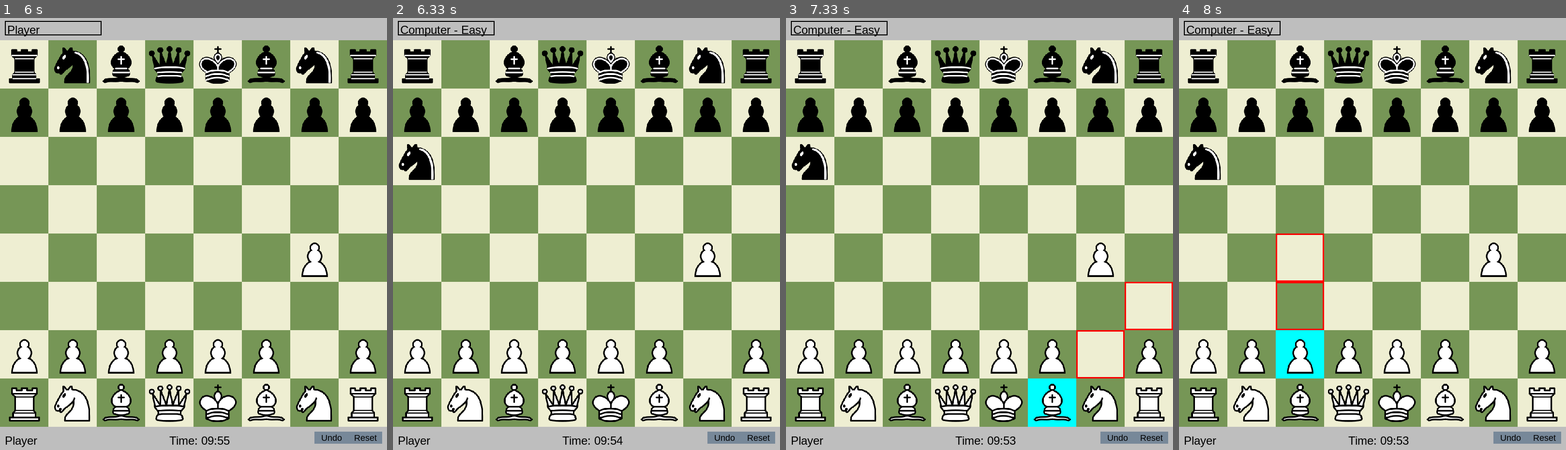
Above: before the commit, frames 1-4 (left to right).
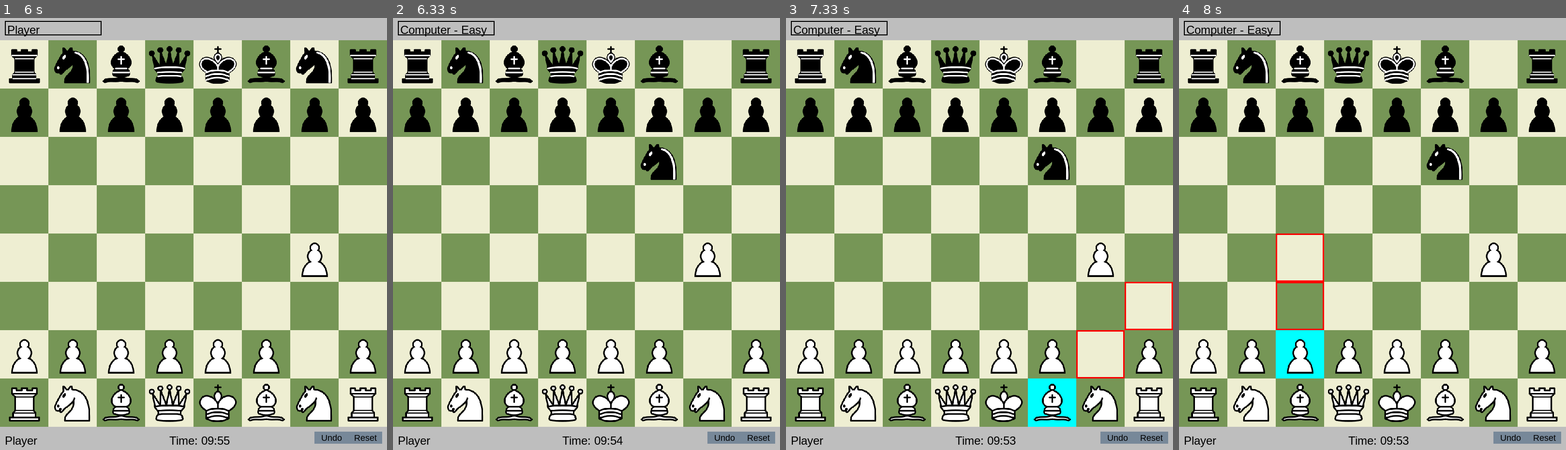
Above: after the commit, the same moments.

Repository: NicholasPaulick/Chess-COSC3100
Game: pygame game, started from main.py
The game is run twice, just before and just after one commit, with the same random seed, the same clock (stepped at 60 frames per second) and the same inputs.
Inputs (mouse positions are in pixels of both pictures, inside the frame that each line leads up to):
- Up to frame 1 (6 s): click (193, 234) at 0.38 s; click (232, 329) at 0.72 s; click (73, 169) at 1.05 s; click (336, 385) at 1.38 s; click (201, 87) at 1.72 s; click (174, 346) at 2.05 s; click (340, 398) at 2.38 s; click (139, 143) at 2.72 s; click (294, 195) at 3.05 s; click "Player" at 3.38 s; click "Player" at 3.72 s; click (81, 147) at 4.05 s; click (332, 333) at 4.88 s; click (297, 281) at 5.22 s
- Up to frame 2 (6.33 s): click (447, 56) at 6.05 s
- Up to frame 3 (7.33 s): click (1002, 354) at 6.55 s; click (886, 117) at 6.88 s; click (1049, 380) at 7.22 s
- Up to frame 4 (8 s): click (1349, 104) at 7.55 s; click (1302, 342) at 7.88 s

Frame 1 is identical in both runs. In frame 2, 2.2% of the frame differs, in the area x 1-86%, y 6-38%; in frame 3, 2.2%; in frame 4, 2.2%.

Commit message:
Improved Algorithm
Added Promotion of pawns
Added En Passant (wip)
Improved negamax function with killer moves and transposition table

Diff:
--- a/game_manager.py
+++ b/game_manager.py
@@ -10,10 +10,7 @@
         self.selected_piece = None
         self.selected_square = None
         self.valid_moves = []
-        # Initialize last_move_white and last_move_black to None or a suitable default value
-        self.last_move_white = None  # Initialize as None or a default value indicating no move has been made
-        self.last_move_black = None  # Initialize as None or a default value indicating no move has been made
-        self.move_history = []
+        self.move_history = [None]
         self.move_generator = MoveGenerator(self.board)
         self.turn = 'white'
         self.setup_board()
@@ -93,7 +90,7 @@
                 self.selected_piece = self.board[row][col]
                 self.selected_square = (row, col)
                 # Retrieve the last move based on the current turn
-                last_move = self.last_move_white if self.turn == 'white' else self.last_move_black
+                last_move = self.move_history[len(self.move_history)-1]
                 # Pass last_move to get_valid_moves
                 self.valid_moves = self.get_valid_moves(self.selected_piece, last_move)
                 return True  # Indicate that a piece was selected
@@ -121,18 +118,20 @@
         moving_piece.position = (row, col)  # Update the piece's position attribute
 
         # Handle special moves (e.g., capturing, en passant, promotion) here
-        # This example doesn't include those details, but they would be handled based on your game's rules
+        # Check for pawn promotion
+        if isinstance(moving_piece, Pawn):
+            if moving_piece.color == 'white' and row == 0:
+                # Promote white pawn
+                promotion_piece = Queen  # Change this to the desired promotion piece
+                self.promote_pawn(moving_piece, promotion_piece)
+            elif moving_piece.color == 'black' and row == 7:
+                # Promote black pawn
+                promotion_piece = Queen  # Change this to the desired promotion piece
+                self.promote_pawn(moving_piece, promotion_piece)
 
         # Append the move to the move history
-        move_record = (moving_piece, start_pos, (row, col), target_square)
+        move_record = (moving_piece, start_pos, (row, col), target_square, self.turn)
         self.move_history.append(move_record)
-
-        # Update last move tracking
-        last_move = (start_pos, (row, col))
-        if self.turn == 'white':
-            self.last_move_white = last_move
-        else:
-            self.last_move_black = last_move
 
         # Switch turns
         self.turn = 'black' if self.turn == 'white' else 'white'
@@ -144,12 +143,6 @@
 
         # Move was successful
         return True
-
-
-    def _get_last_move(self):
-        # Helper method to get the last move based on the current turn
-        return self.last_move_white if self.turn == 'black' else self.last_move_black
-
 
     # Add a method to highlight the selected square
     def highlight_selected_square(self, screen, square_size, offset_y=0):
@@ -179,7 +172,7 @@
             return False  # Indicate that no move was undone
 
         # Retrieve the last move from the move history
-        moved_piece, start_pos, end_pos, captured_piece = self.move_history.pop()
+        moved_piece, start_pos, end_pos, captured_piece, color = self.move_history.pop()
 
         # Move the moved piece back to its start position
         self.board[end_pos[0]][end_pos[1]] = None  # Clear the target position
@@ -192,13 +185,13 @@
             captured_piece.position = end_pos
 
         # Update the turn back to the player who made the move
-        self.turn = 'white' if self.turn == 'black' else 'black'
+        self.turn = color
 
         return True  # Indicate that a move was successfully undone
 
     def get_valid_moves(self, piece, last_move):
         if isinstance(piece, Pawn):
-            moves = self.move_generator._pawn_moves(piece, last_move)
+            moves = self.move_generator._pawn_moves(piece, last_move=(self.move_history[len(self.move_history)-1]))
         elif isinstance(piece, Rook):
             moves = self.move_generator._rook_moves(piece)
         elif isinstance(piece, Knight):
@@ -215,21 +208,10 @@
         for each in moves:
             original_pos = piece.position
             self.execute_move(piece, each)
-            if not self.move_generator.is_check(piece.color):
+            if not self.is_check(piece.color):
                 valid_moves.append(each)
             self.undo_move()
         return valid_moves
-
-    def get_all_possible_moves(self, color):
-        all_moves = []
-        for row in range(8):
-            for col in range(8):
-                piece = self.board[row][col]
-                if piece and piece.color == color:
-                    valid_moves = self.get_valid_moves(piece, self._get_last_move())
-                    for move in valid_moves:
-                        all_moves.append((piece, move))
-        return all_moves
 
     def execute_move(self, piece, target_pos):
         # Save the current state before making the move
@@ -243,20 +225,109 @@
         # Update the piece's position
         piece.position = target_pos
         # Record the move (optional, for undo functionality or history)
-        self.move_history.append((piece, original_pos, target_pos, captured_piece))
+        self.move_history.append((piece, original_pos, target_pos, captured_piece, self.turn))
 
         # Switch turns
         self.turn = 'black' if self.turn == 'white' else 'white'
         return captured_piece
 
+    def is_check(self, color):
+        """
+        Check if the king of the given color is in check.
+        """
+        king_position = self.get_king_position(color)
+        if king_position is None:
+            return False  # No king on the board, so not in check
+
+        opponent_color = 'white' if color == 'black' else 'black'
+        opponent_moves = self.get_all_possible_moves(opponent_color)
+        for _, move in opponent_moves:
+            if move == king_position:
+                return True
+        return False
+
+    def get_king_position(self, color):
+        """
+        Get the position of the king for the given color, or None if the king is not found.
+        """
+        for row in range(8):
+            for col in range(8):
+                piece = self.board[row][col]
+                if piece and isinstance(piece, King) and piece.color == color:
+                    return (row, col)
+        return None  # King not found
+
+    def is_checkmate(self, color):
+        """
+        Check if the player with the given color is in checkmate.
+        """
+        if not self.is_check(color):
+            return False
+
+        # If in check, check if there are any valid moves to get out of check
+        valid_moves = []
+        for row in range(8):
+            for col in range(8):
+                piece = self.board[row][col]
+                if piece and piece.color == color:
+                    moves = self.get_valid_moves(piece, None)
+                    for move in moves:
+                        valid_moves.append((piece, move))
+        if not valid_moves:
+            return True  # No valid moves, it's checkmate
+
+    def get_all_possible_moves(self, color):
+        all_moves = []
+        for row in range(8):
+            for col in range(8):
+                piece = self.board[row][col]
+                if piece and piece.color == color:
+                    moves = self.get_moves(piece, None)  # Pass None for last_move
+                    for move in moves:
+                        all_moves.append((piece, move))
+        return all_moves
+
+    def get_moves(self, piece, last_move):
+        if isinstance(piece, Pawn):
+            return self.move_generator._pawn_moves(piece, last_move)
+        elif isinstance(piece, Rook):
+            return self.move_generator._rook_moves(piece)
+        elif isinstance(piece, Knight):
+            return self.move_generator._knight_moves(piece)
+        elif isinstance(piece, Bishop):
+            return self.move_generator._bishop_moves(piece)
+        elif isinstance(piece, Queen):
+            return self.move_generator._queen_moves(piece)
+        elif isinstance(piece, King):
+            return self.move_generator._king_moves(piece)
+        else:
+            return []
+
+    def evaluate_board(self):
+        piece_values = {'Pawn': 1, 'Knight': 3, 'Bishop': 3, 'Rook': 5, 'Queen': 9, 'King': 0}
+        board_value = 0
+        for row in self.board:
+            for piece in row:
+                if piece is not None:
+                    sign = 1 if piece.color == 'white' else -1
+                    board_value += piece_values[type(piece).__name__] * sign
+        return board_value
+
+    def promote_pawn(self, pawn, promotion_piece):
+        """
+        Promote the given pawn to the specified promotion piece.
+        """
+        row, col = pawn.position
+        self.board[row][col] = promotion_piece(pawn.position, pawn.color)
+
     def is_game_over(self):
         # Check for checkmate
-        if self.move_generator.is_checkmate(self.turn):
+        if self.is_checkmate(self.turn):
             # The current player is in checkmate, so the game is over
             return True
 
         # Check for stalemate (no valid moves for the current player)
-        current_moves = self.move_generator.get_all_possible_moves(self.turn)
+        current_moves = self.get_all_possible_moves(self.turn)
         if not current_moves:
             return True
 
--- a/main.py
+++ b/main.py
@@ -69,14 +69,20 @@
             elif not dropdown.show_options:
                 adjusted_click_pos = (event.pos[0], event.pos[1])
                 game_manager.handle_board_click(adjusted_click_pos, offset_y=top_bar_height)
+    if game_manager.is_check('white'):
+        print("checked")
+    if (game_manager.is_checkmate('white')):
+        print("black mated white")
+    elif (game_manager.is_checkmate('black')):
+        print("white mated black")
 
     if game_manager.turn == 'black' and dropdown.selected_option.startswith("Computer"):
         # Call the negamax function to get the best move
-        depth = 2  # Adjust the depth as needed
+        depth = 4  # Adjust the depth as needed
         alpha = float('-inf')
         beta = float('inf')
         result = game_manager.move_generator.negamax(game_manager, depth, alpha, beta, -1)
-        print(result)
+        print(f"Selected {result}")
         if isinstance(result, tuple):
             best_move, _ = result
             piece, target_pos = best_move
--- a/move_generator.py
+++ b/move_generator.py
@@ -5,26 +5,36 @@
 class MoveGenerator:
     def __init__(self, board):
         self.board = board
-
-    def evaluate_board(self):
-        piece_values = {'Pawn': 1, 'Knight': 3, 'Bishop': 3, 'Rook': 5, 'Queen': 9, 'King': 0}
-        board_value = 0
-
-        for row in self.board:
-            for piece in row:
-                if piece is not None:
-                    sign = 1 if piece.color == 'white' else -1
-                    board_value += piece_values[type(piece).__name__] * sign
-
-        return board_value
+        self.killer_moves = [(None, None), (None, None)]
+        self.transposition_table = {}
 
     def negamax(self, game_manager, depth, alpha, beta, color):
+        # Check if the current position is in the transposition table
+        position_key = self.get_position_key(game_manager.board)
+        if position_key in self.transposition_table:
+            entry = self.transposition_table[position_key]
+            if entry['depth'] >= depth and entry['turn'] == game_manager.turn:
+                return entry['value']
+
+
         if depth == 0:
-            return self.evaluate_board()
-
-        all_possible_moves = game_manager.get_all_possible_moves(game_manager.turn)
+            return game_manager.evaluate_board()
+
+        all_possible_moves = []
+        for row in range(8):
+            for col in range(8):
+                piece = self.board[row][col]
+                if piece and piece.color == game_manager.turn:
+                    moves = game_manager.get_valid_moves(piece, None)
+                    for move in moves:
+                        all_possible_moves.append((piece, move))
+
         if not all_possible_moves:
-            return color * self.evaluate_board()
+            return color * game_manager.evaluate_board()
+
+        # Order the moves based on the killer heuristic
+        all_possible_moves = self.order_moves(all_possible_moves, game_manager.turn)
+
         max_eval = float('-inf')
         best_move = None
         for move in all_possible_moves:
@@ -44,8 +54,32 @@
             alpha = max(alpha, eval)
             if beta <= alpha:
                 break
+
+        self.transposition_table[position_key] = {
+            'value': (best_move, max_eval) if best_move else max_eval,
+            'depth': depth,
+            'turn': game_manager.turn
+        }
         return (best_move, max_eval) if best_move else max_eval
 
+    def order_moves(self, moves, turn):
+        ordered_moves = []
+        for move in moves:
+            if move == self.killer_moves[0]:
+                ordered_moves.insert(0, move)
+            elif move == self.killer_moves[1]:
+                ordered_moves.insert(1, move)
+            else:
+                ordered_moves.append(move)
+        # Update the killer moves based on the current turn
+        self.killer_moves[1] = self.killer_moves[0]
+        self.killer_moves[0] = (None, None)
+        return ordered_moves
+
+    def get_position_key(self, board):
+        # Generate a unique key for the current position
+        key = ''.join(str(piece) for row in board for piece in row if piece)
+        return key
 
     def _pawn_moves(self, pawn, last_move):
         moves = []
@@ -59,27 +93,30 @@
             if (pawn.color == 'white' and row == 6) or (pawn.color == 'black' and row == 1) and self._is_empty((row + 2 * direction, col)):
                 moves.append((row + 2 * direction, col))
 
-        # Diagonal captures
+        # Diagonal captures for en passant
         for dx in [-1, 1]:
             diag_pos = (row + direction, col + dx)
             if 0 <= diag_pos[1] < 8:  # Ensure it's on the board
                 if self._is_opponent_piece(diag_pos, pawn.color):
                     moves.append(diag_pos)
-                # En Passant capture move
-                elif row == en_passant_row and self._is_en_passant(pawn, diag_pos, last_move):
-                    en_passant_capture_pos = (row + direction, col + dx)  # Square pawn moves to
-                    moves.append(en_passant_capture_pos)
-
-        return moves
-
-    def _is_en_passant(self, pawn, capture_pos, last_move):
+                elif row == en_passant_row:  # Check if pawn is in correct row for en passant
+                    if self._is_en_passant(pawn, (row, col + dx), last_move):
+                        en_passant_capture_pos = (row + direction, col + dx)  # Square pawn moves to capture
+                        moves.append(en_passant_capture_pos)
+        return moves
+
+    def _is_en_passant(self, pawn, target_pos, last_move):
         if not last_move:
             return False
-        start_pos, end_pos = last_move
-        if abs(start_pos[0] - end_pos[0]) == 2 and end_pos[0] == pawn.position[0] and abs(end_pos[1] - pawn.position[1]) == 1:
-            # The opponent's pawn moved two squares and ended adjacent to our pawn
-            return True
+        _, start_pos, end_pos, _, moved_piece_color = last_move
+        # Check if the last moved piece was a pawn, it moved two squares vertically, and is adjacent to the current pawn's position
+        if isinstance(last_move[0], Pawn) and moved_piece_color != pawn.color:
+            # Correct row and the column is directly adjacent
+            if abs(start_pos[0] - end_pos[0]) == 2 and end_pos[0] == pawn.position[0] and end_pos[1] == target_pos[1]:
+                return True
         return False
+
+
 
     def _rook_moves(self, rook):
         moves = []
@@ -199,90 +236,6 @@
 
         return moves
 
-    def is_check(self, color):
-        """
-        Check if the king of the given color is in check.
-        """
-        king_position = self.get_king_position(color)
-        if king_position is None:
-            return False  # No king on the board, so not in check
-
-        opponent_color = 'white' if color == 'black' else 'black'
-        opponent_moves = self.get_all_possible_moves(opponent_color)
-        for _, move in opponent_moves:
-            if move == king_position:
-                return True
-        return False
-
-    def get_king_position(self, color):
-        """
-        Get the position of the king for the given color, or None if the king is not found.
-        """
-        for row in range(8):
-            for col in range(8):
-                piece = self.board[row][col]
-                if piece and isinstance(piece, King) and piece.color == color:
-                    return (row, col)
-        return None  # King not found
-
-    def is_checkmate(self, color):
-        """
-        Check if the player with the given color is in checkmate.
-        """
-        if not self.is_check(color):
-            return False
-
-        # If in check, check if there are any valid moves to get out of check
-        valid_moves = self.get_all_possible_moves(color)
-        if not valid_moves:
-            return True  # No valid moves, it's checkmate
-
-        # Move the king to each valid position and check if it's still in check
-        king_position = self.get_king_position(color)
-        for piece, move in valid_moves:
-            if isinstance(piece, King):
-                self.board[move[0]][move[1]] = piece
-                self.board[king_position[0]][king_position[1]] = None
-                piece.position = move
-                if not self.is_check(color):
-                    # Found a valid move to get out of check, it's not checkmate
-                    self.board[king_position[0]][king_position[1]] = piece
-                    self.board[move[0]][move[1]] = None
-                    piece.position = king_position
-                    return False
-                self.board[king_position[0]][king_position[1]] = piece
-                self.board[move[0]][move[1]] = None
-                piece.position = king_position
-
-        return True  # No valid moves to get out of check, it's checkmate
-
-    def get_all_possible_moves(self, color):
-        all_moves = []
-        for row in range(8):
-            for col in range(8):
-                piece = self.board[row][col]
-                if piece and piece.color == color:
-                    valid_moves = self.get_moves(piece, None)  # Pass None for last_move
-                    for move in valid_moves:
-                        all_moves.append((piece, move))
-        return all_moves
-
-    def get_moves(self, piece, last_move):
-        if isinstance(piece, Pawn):
-            return self._pawn_moves(piece, last_move)
-        elif isinstance(piece, Rook):
-            return self._rook_moves(piece)
-        elif isinstance(piece, Knight):
-            return self._knight_moves(piece)
-        elif isinstance(piece, Bishop):
-            return self._bishop_moves(piece)
-        elif isinstance(piece, Queen):
-            return self._queen_moves(piece)
-        elif isinstance(piece, King):
-            return self._king_moves(piece)
-        else:
-            return []
-
     def _is_empty(self, position):
         row, col = position
         return self.board[row][col] is None
